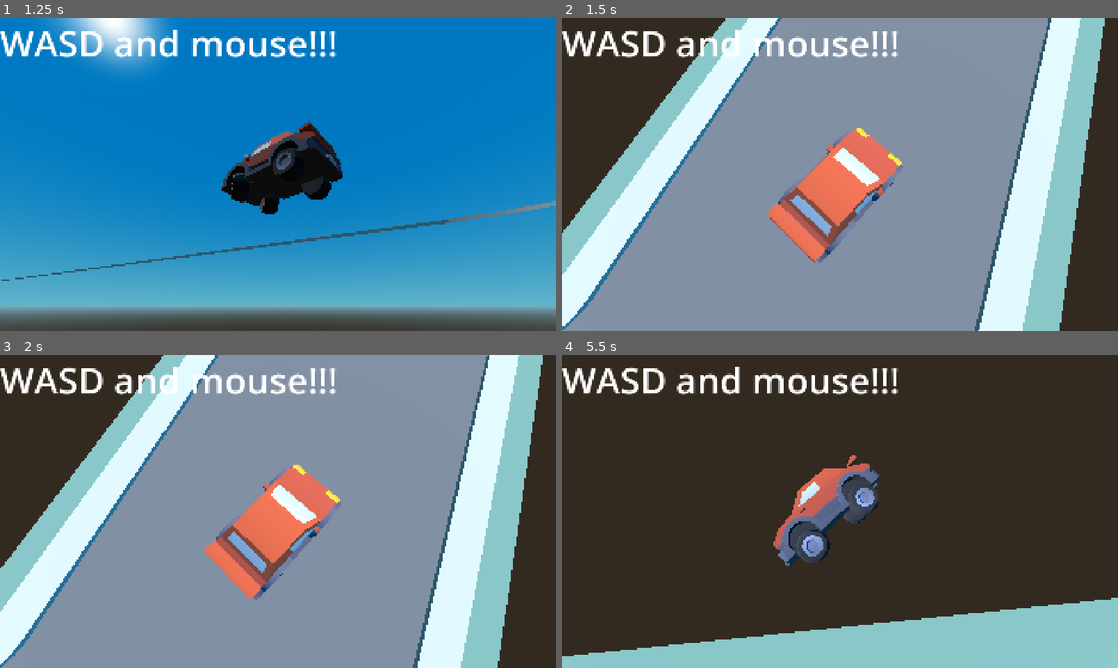
Above: before the commit, frames 1-4 (two rows, left to right).
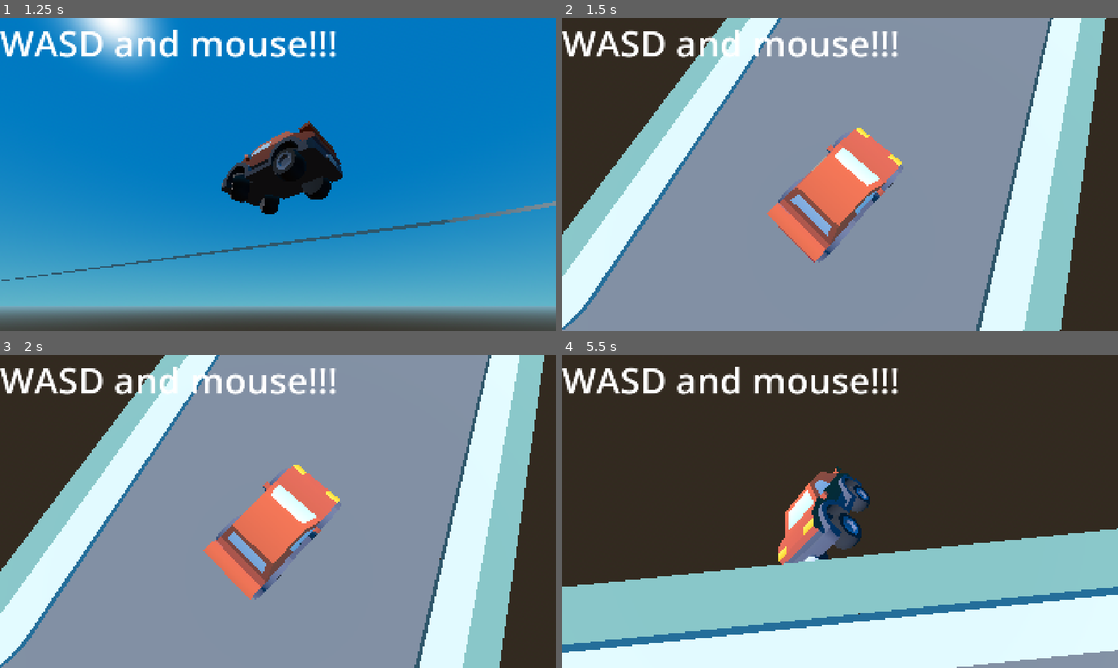
Above: after the commit, the same moments.

Repository: akanksh-ch/kar-game
Game: Godot game, scene res://Scenes/main.tscn
Same seed, same stepped clock (60 frames per second), same inputs: the game is played once before the commit and once after it.
Inputs (mouse positions are in pixels of both pictures, inside the frame that each line leads up to):
- Up to frame 1 (1.25 s): move the mouse to (400, 158) at 0.52 s; hold D (Right) from 0.53 s (still down); hold W (Gas) from 0.53 s (still down)
- Up to frame 2 (1.5 s): move the mouse to (728, 190) at 1.27 s; release D (Right) at 1.28 s; release W (Gas) at 1.28 s; hold S (Brake) from 1.28 s (still down); tap W (Gas) at 1.35 s
- Up to frame 3 (2 s): keep holding S (Brake)
- Up to frame 4 (5.5 s): move the mouse to (895, 442) at 2.02 s; release S (Brake) at 2.03 s; hold W (Gas) 2.03-2.78 s; hold D (Right) 2.03-3.53 s; move the mouse to (812, 574) at 2.77 s; tap W (Gas) at 2.85, 4.35 s; move the mouse to (1006, 558) at 3.52 s; hold W (Gas) 3.53-4.28 s; hold A (Left) 3.53-5.03 s; move the mouse to (673, 464) at 4.27 s; move the mouse to (867, 511) at 5.02 s; hold S (Brake) from 5.03 s (still down); hold W (Gas) from 5.03 s (still down)

Frame 1 is identical in both runs. In frame 2, 1.4% of the frame differs, in the area x 0-98%, y 0-100%; in frame 3, 2.0%; in frame 4, 39%, in the area x 0-100%, y 32-100%.

Commit message:
Set grip for all wheels based on scenarios

Diff:
--- a/Scripts/kar.gd
+++ b/Scripts/kar.gd
@@ -4,14 +4,17 @@
 @export var EngineForce = 2250
 @export var BrakingForce = 150
 
+@export var front_wheel_grip = 1.0
+@export var back_wheel_grip = 0.75
+@export var back_drift_grip = 0.5
+
 # Configuration
 func _ready() -> void:
 	for wheel in wheels:
 		wheel.set_suspension_stiffness(70.0)
 		wheel.set_suspension_travel(0.15)
-		wheel.set_damping_compression(0.5)
+		wheel.set_damping_compression(back_drift_grip)
 		wheel.set_damping_relaxation(0.7)
-		wheel.set_friction_slip(1.0)
 		wheel.set_roll_influence(0.3)
 		#wheel.set_suspension_rest_length(0.35)
 
@@ -21,37 +24,48 @@
 			#wheel.get_suspension_rest_length()
 		#)
 
-	# set back tires friction to be lower than front tires
+	# set friction of tires
 
-	$wheel_back_left.set_friction_slip(0.75)
-	$wheel_back_right.set_friction_slip(0.75)
+	$wheel_back_left.set_friction_slip(back_wheel_grip)
+	$wheel_back_right.set_friction_slip(back_wheel_grip)
+	$wheel_front_left.set_friction_slip(front_wheel_grip)
+	$wheel_back_left.set_friction_slip(front_wheel_grip)
 
 
 func _physics_process(delta: float) -> void:
 
+	#brake = Input.get_action_strength("Brake") * BrakingForce
+	steering = lerp(steering, deg_to_rad(35 * Input.get_action_strength("Left")) + deg_to_rad(-35 * Input.get_action_strength("Right")), 0.1)
+
+	# Set gas
 	if Input.is_action_pressed("Gas"):
 		engine_force = Input.get_action_strength("Gas") * EngineForce
+
+	# Reset gas
 	elif Input.is_action_just_released("Gas"):
 		engine_force = 0.0
 
-	#brake = Input.get_action_strength("Brake") * BrakingForce
-	steering = lerp(steering, deg_to_rad(35 * Input.get_action_strength("Left")) + deg_to_rad(-35 * Input.get_action_strength("Right")), 0.1)
-
 	if Input.is_action_pressed("HandBrake"):
+		# Set brakes
 		$wheel_back_left.set_brake(BrakingForce)
 		$wheel_back_right.set_brake(BrakingForce)
-		$wheel_back_left.set_friction_slip(0.5)
-		$wheel_back_right.set_friction_slip(0.5)
+
+		# Set grip
+		$wheel_back_left.set_friction_slip(back_drift_grip)
+		$wheel_back_right.set_friction_slip(back_drift_grip)
 	else:
+		# Reset all
 		$wheel_back_left.set_brake(0)
 		$wheel_back_right.set_brake(0)
-		$wheel_back_left.set_friction_slip(0.75)
-		$wheel_back_right.set_friction_slip(0.75)
+		$wheel_back_left.set_friction_slip(back_wheel_grip)
+		$wheel_back_right.set_friction_slip(back_wheel_grip)
 
 	if Input.is_action_pressed("Brake"):
+		# Set brakes
 		$wheel_front_left.set_brake(BrakingForce)
 		$wheel_front_right.set_brake(BrakingForce)
 	else:
+		# Reset values
 		$wheel_front_left.set_brake(0)
 		$wheel_front_right.set_brake(0)
 
